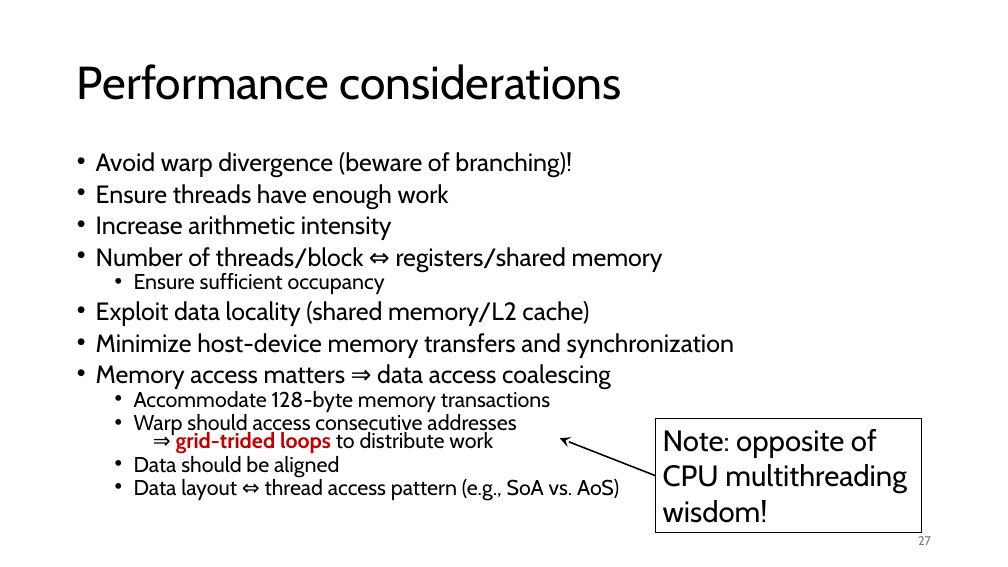
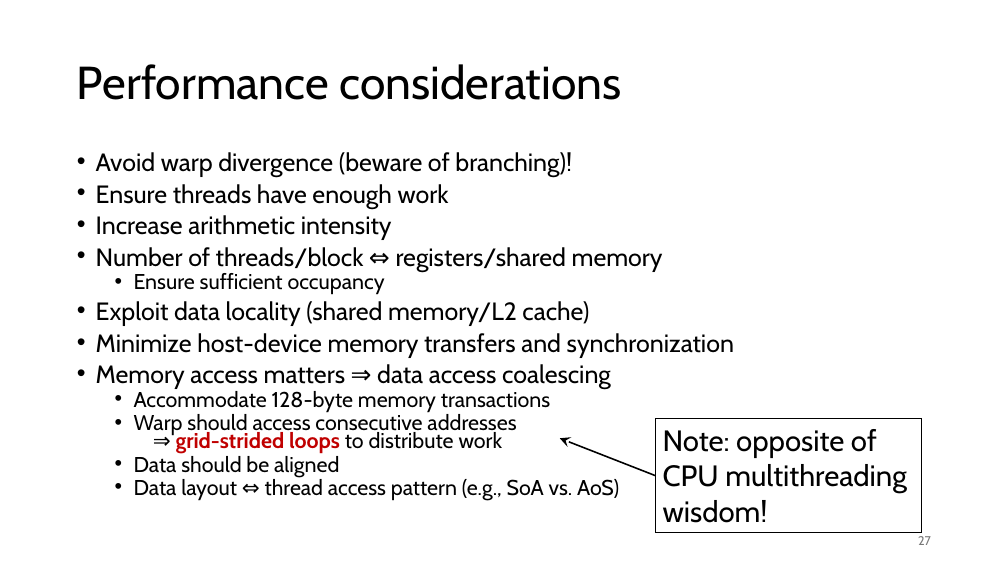
Before and after one commit to gjbex/GPU-programming, a slide deck: slide 27 of gpu_programming.pptx. Drawn at 1008x567 pixels with LibreOffice and Linux fonts; fonts in the diff are those of the drawing. Boxes give left, top, right and bottom in pixels: in the first picture for what was removed or moved away, otherwise in the second. Text is boxed around its words. In the diff, an @@ line names an element or a change of style, - is before the commit and + after.

Commit message:
Fix typos

```diff
--- a/gpu_programming.pptx
+++ b/gpu_programming.pptx
@@ text at bbox=[134, 412, 516, 454]: text changed @@
-  • Warp should access consecutive addresses
-    ⇒ grid-trided loops to distribute work
+  • Warp should access consecutive addresses
+    ⇒ grid-strided loops to distribute work
```
Also in this commit, not shown: 4 other slides changed.
